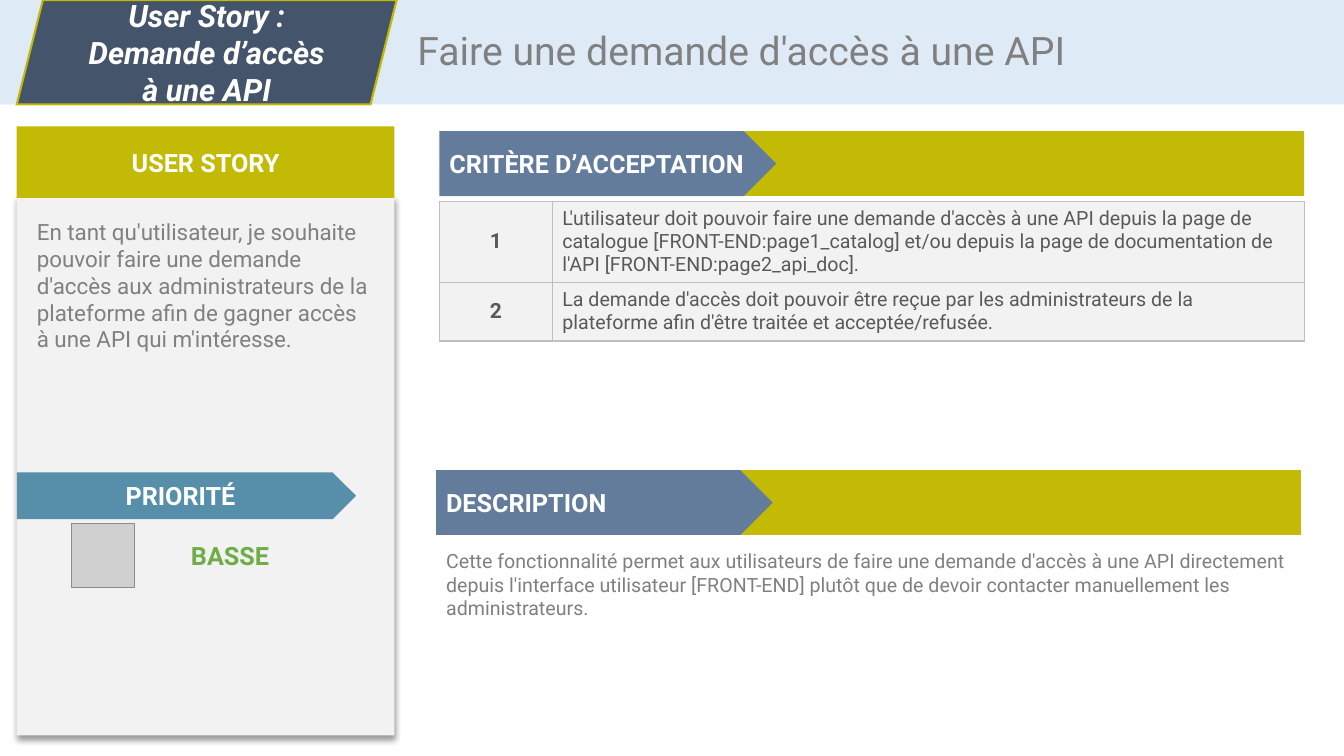
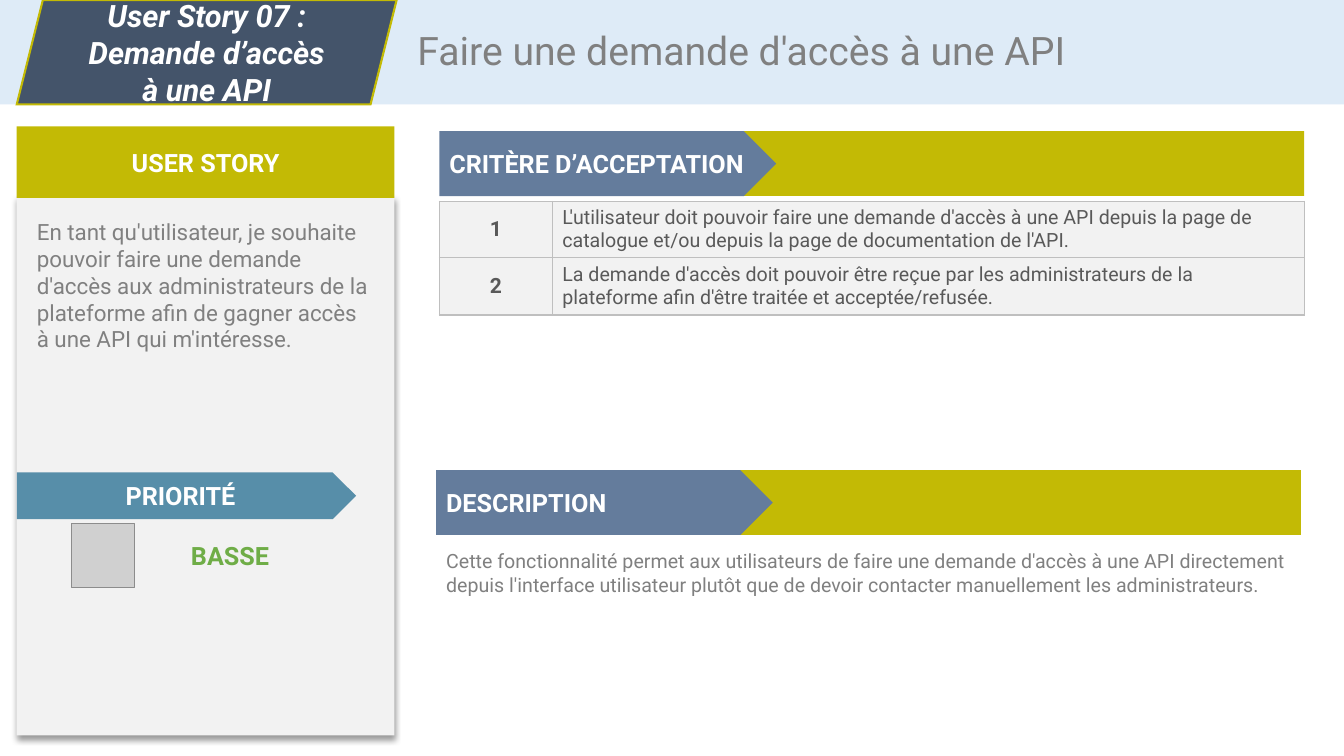
Before and after one commit to CC4K/api-catalog-development, a slide deck: slide 7 of reports/user-stories/user-stories.odp. Drawn at 1344x756 pixels with LibreOffice and Linux fonts; fonts in the diff are those of the drawing; grey boxes stand for pictures. Boxes give left, top, right and bottom in pixels: in the first picture for what was removed or moved away, otherwise in the second. Text is boxed around its words. In the diff, an @@ line names an element or a change of style, - is before the commit and + after.

Commit message:
Cahier des charges 85% terminé
Importé user stories propres
Exigences fonctionnelles et techniques avec MoSCoW
Glossaire

```diff
--- a/reports/user-stories/user-stories.odp
+++ b/reports/user-stories/user-stories.odp
@@ text in parallelogram at (x1=107, y1=0, x2=290, y2=34): text changed @@
-User Story :
+User Story 07 :
@@ table at (x1=439, y1=201, x2=1304, y2=315) @@
-row 1, column 2: L'utilisateur doit pouvoir faire une demande d'accès à une API depuis la page de catalogue [FRONT-END:page1_catalog] et/ou depuis la page de documentation de l'API [FRONT-END:page2_api_doc].
+row 1, column 2: L'utilisateur doit pouvoir faire une demande d'accès à une API depuis la page de catalogue et/ou depuis la page de documentation de l'API.
@@ text at (x1=446, y1=553, x2=1285, y2=596): text changed @@
-Cette fonctionnalité permet aux utilisateurs de faire une demande d'accès à une API directement depuis l'interface utilisateur [FRONT-END] plutôt que de devoir contacter manuellement les administrateurs.
+Cette fonctionnalité permet aux utilisateurs de faire une demande d'accès à une API directement depuis l'interface utilisateur plutôt que de devoir contacter manuellement les administrateurs.
```
Also in this commit, not shown: 14 other slides changed, 1 slide added, 26 other files.
